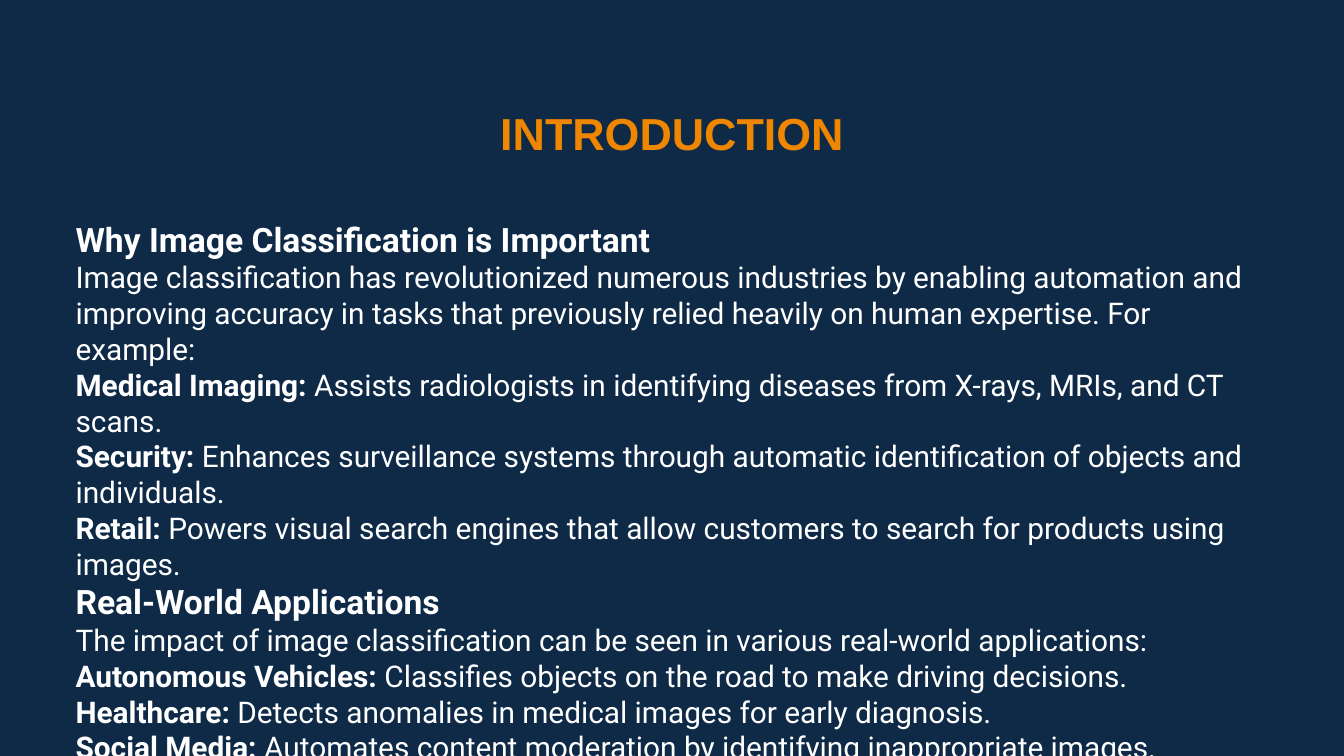
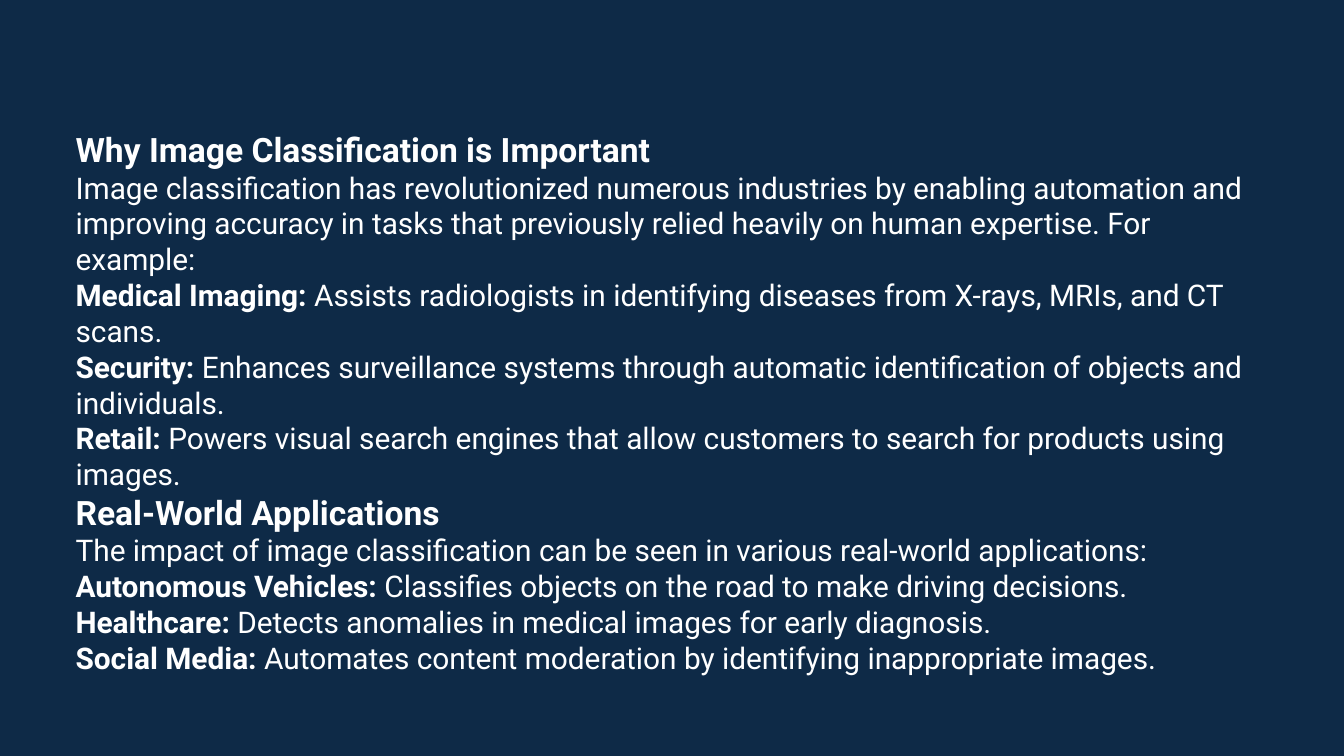
Before and after one commit to UsamaSani/Image_Classification, a slide deck: slide 4 of AI PRESENTATION.pptx. Drawn at 1344x756 pixels with LibreOffice and Linux fonts; fonts in the diff are those of the drawing. Boxes give left, top, right and bottom in pixels: in the first picture for what was removed or moved away, otherwise in the second. Text is boxed around its words. In the diff, an @@ line names an element or a change of style, - is before the commit and + after.

```diff
--- a/AI PRESENTATION.pptx
+++ b/AI PRESENTATION.pptx
@@ text "Why Image Classification is Important": place and size @@
-text "Why Image Classification is Important" at box(76, 226, 1242, 730)
+text "Why Image Classification is Important" at box(76, 136, 1242, 640)
@@ text removed at box(500, 118, 843, 151) @@
-INTRODUCTION
```
Also in this commit, not shown: 8 other slides changed, 2 slides added, 1 other file.
